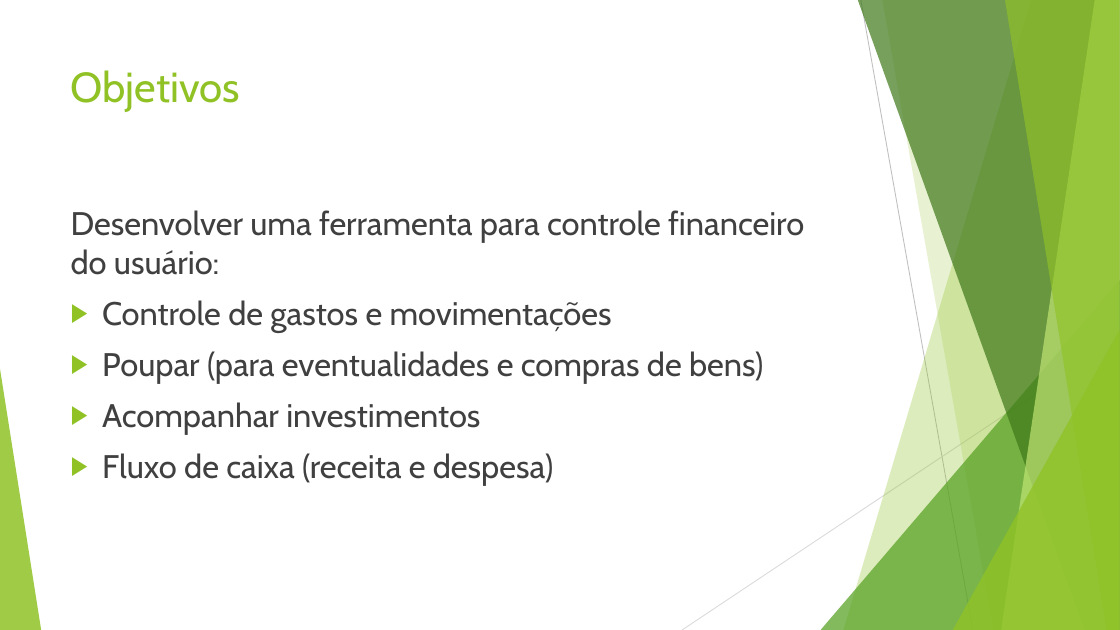
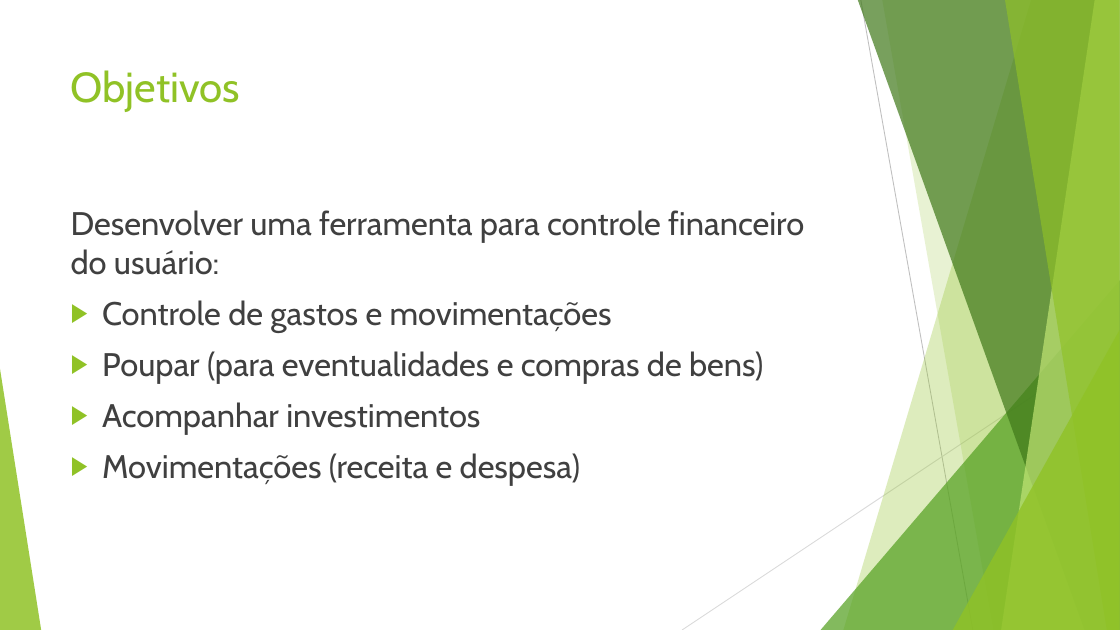
Before and after one commit to GArmane/Jarbas, a slide deck: slide 4 of docs/Apresentação Teste TCC.pptx. Drawn at 1120x630 pixels with LibreOffice and Linux fonts; fonts in the diff are those of the drawing. Boxes give left, top, right and bottom in pixels: in the first picture for what was removed or moved away, otherwise in the second. Text is boxed around its words. In the diff, an @@ line names an element or a change of style, - is before the commit and + after.

Commit message:
Erro no slide

```diff
--- a/docs/Apresentação Teste TCC.pptx
+++ b/docs/Apresentação Teste TCC.pptx
@@ text at <box>102,453,581,486</box>: text changed @@
-▶ Fluxo de caixa (receita e despesa)
+▶ Movimentações (receita e despesa)
```
